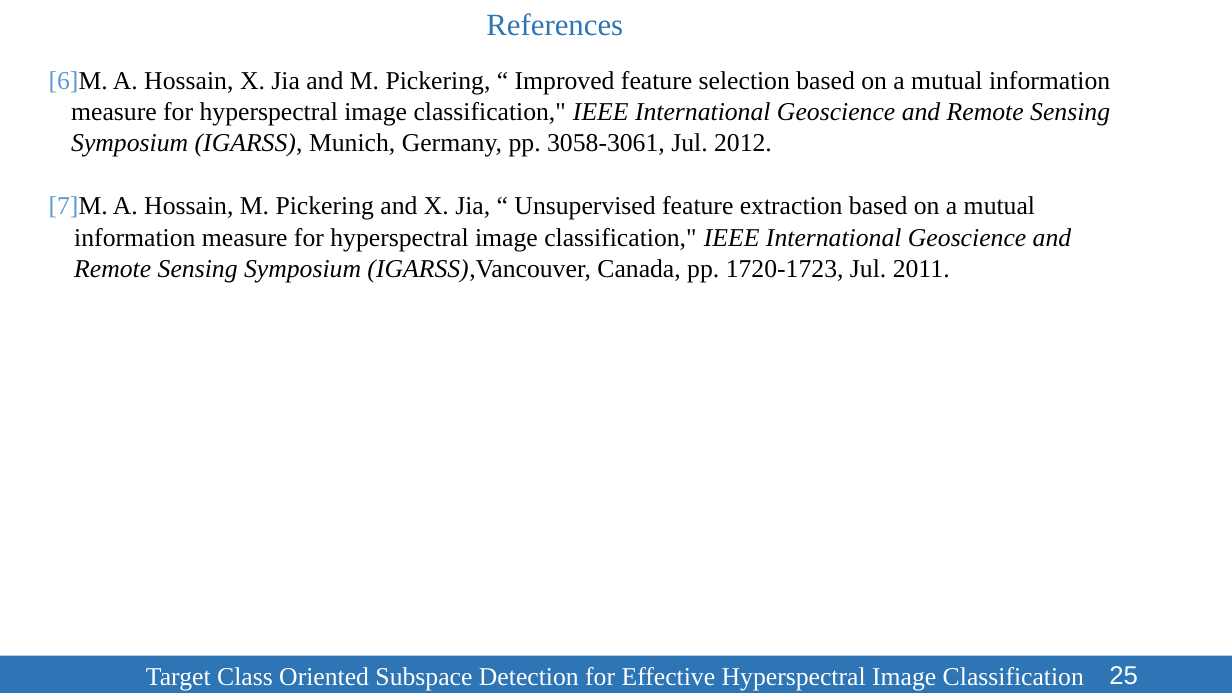
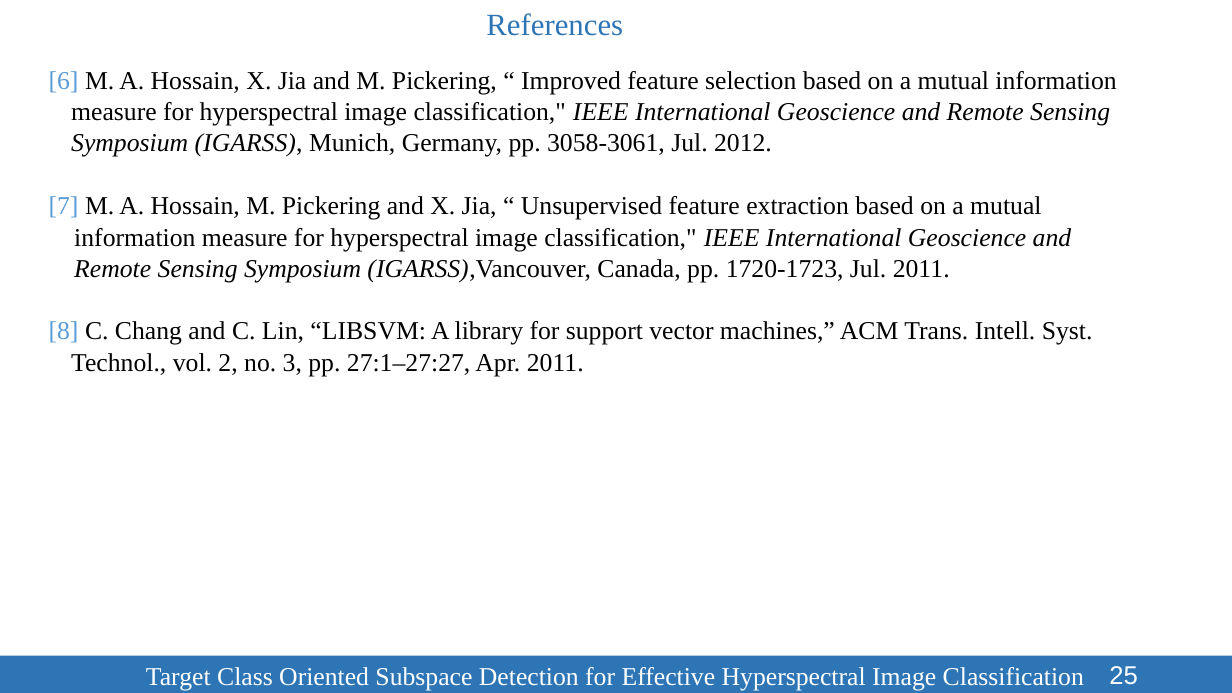
Before and after one commit to SleepyBrain/Remote-Sensing, a slide deck: slide 25 of Presentation/TCOSD-123086.pptx. Drawn at 1232x693 pixels with LibreOffice and Linux fonts; fonts in the diff are those of the drawing. Boxes give left, top, right and bottom in pixels: in the first picture for what was removed or moved away, otherwise in the second. Text is boxed around its words. In the diff, an @@ line names an element or a change of style, - is before the commit and + after.

```diff
--- a/Presentation/TCOSD-123086.pptx
+++ b/Presentation/TCOSD-123086.pptx
@@ text at bbox=[49, 71, 1116, 220]: spaces changed @@
-[6]M. A. Hossain, X. Jia and M. Pickering, “ Improved feature selection based on a mutual information measure for hyperspectral image classification," IEEE International Geoscience and Remote Sensing Symposium (IGARSS), Munich, Germany, pp. 3058-3061, Jul. 2012.
-[7]M. A. Hossain, M. Pickering and X. Jia, “ Unsupervised feature extraction based on a mutual
+[6] M. A. Hossain, X. Jia and M. Pickering, “ Improved feature selection based on a mutual information measure for hyperspectral image classification," IEEE International Geoscience and Remote Sensing Symposium (IGARSS), Munich, Germany, pp. 3058-3061, Jul. 2012.
+[7] M. A. Hossain, M. Pickering and X. Jia, “ Unsupervised feature extraction based on a mutual
@@ text at bbox=[49, 321, 1093, 376]: paragraph added @@
+[8] C. Chang and C. Lin, “LIBSVM: A library for support vector machines,” ACM Trans. Intell. Syst. Technol., vol. 2, no. 3, pp. 27:1–27:27, Apr. 2011.
```
Also in this commit, not shown: 5 other slides changed.
